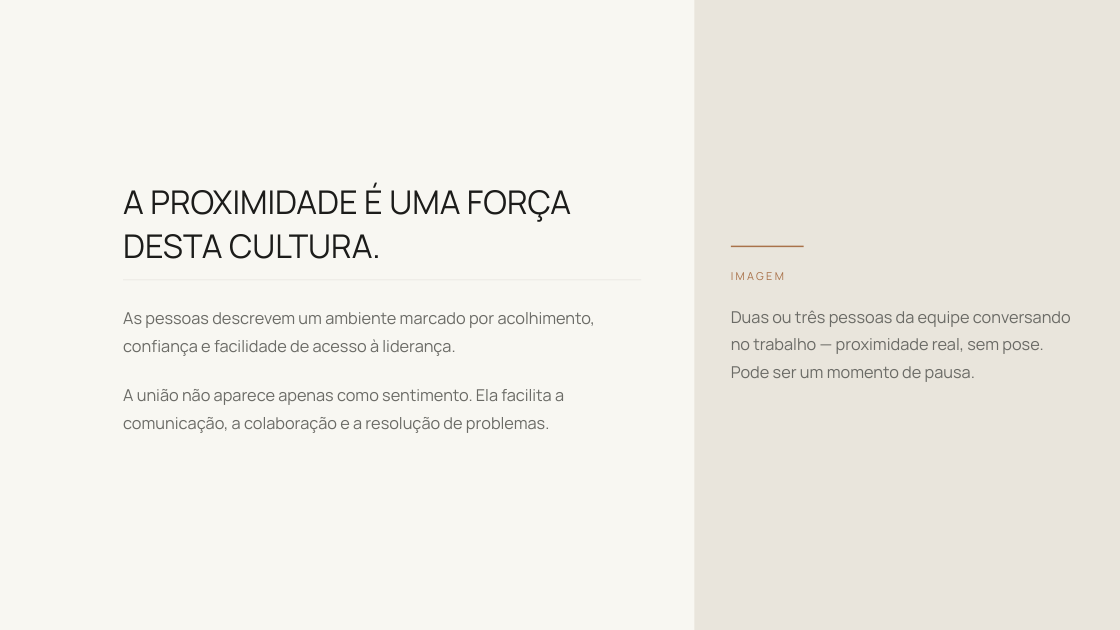
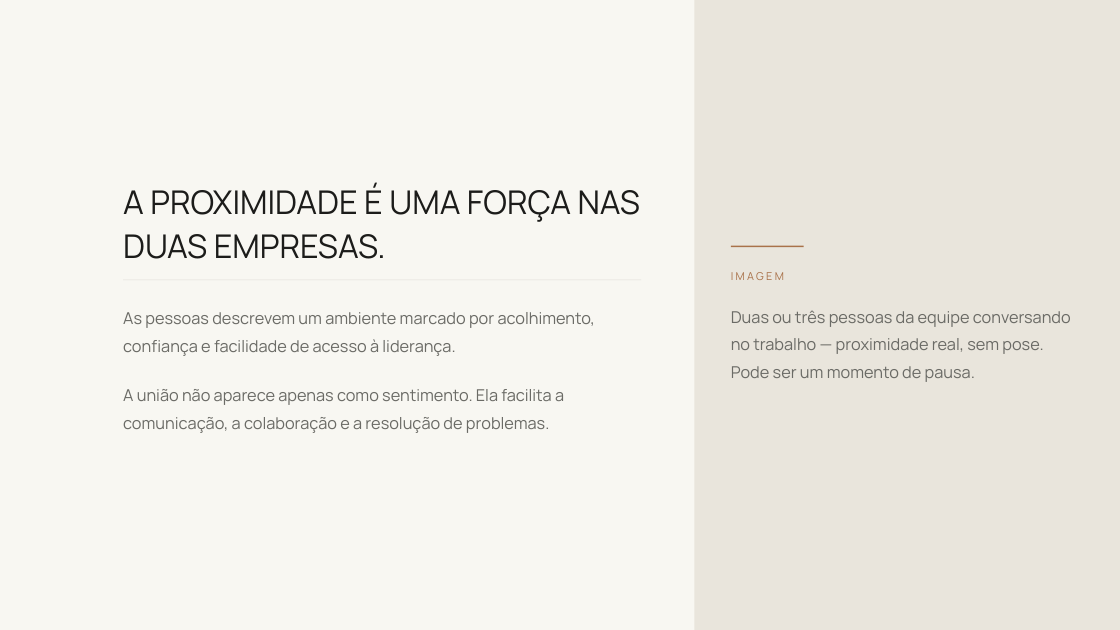
Before and after one commit to kellyalbertkabrand/Apresentacao_Revelacao_de_Essencia, a slide deck: slide 15 of clientes/flavia-muccelin/Cultura-Organizacional-Forma-e-My-Home.pptx. Drawn at 1120x630 pixels with LibreOffice and Linux fonts; fonts in the diff are those of the drawing; background and template pictures are left out. Boxes give left, top, right and bottom in pixels: in the first picture for what was removed or moved away, otherwise in the second. Text is boxed around its words. In the diff, an @@ line names an element or a change of style, - is before the commit and + after.

```diff
--- a/clientes/flavia-muccelin/Cultura-Organizacional-Forma-e-My-Home.pptx
+++ b/clientes/flavia-muccelin/Cultura-Organizacional-Forma-e-My-Home.pptx
@@ text at [123,183,641,259]: text changed @@
-A PROXIMIDADE É UMA FORÇA DESTA CULTURA.
+A PROXIMIDADE É UMA FORÇA NAS DUAS EMPRESAS.
```
Also in this commit, not shown: 5 other slides changed, 3 other files.
